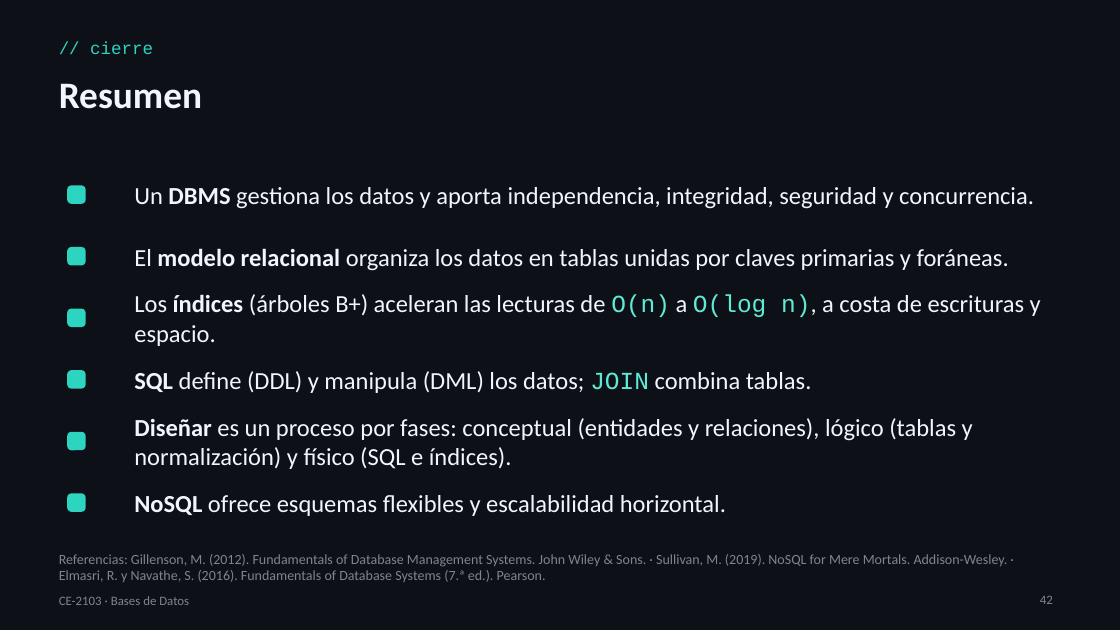
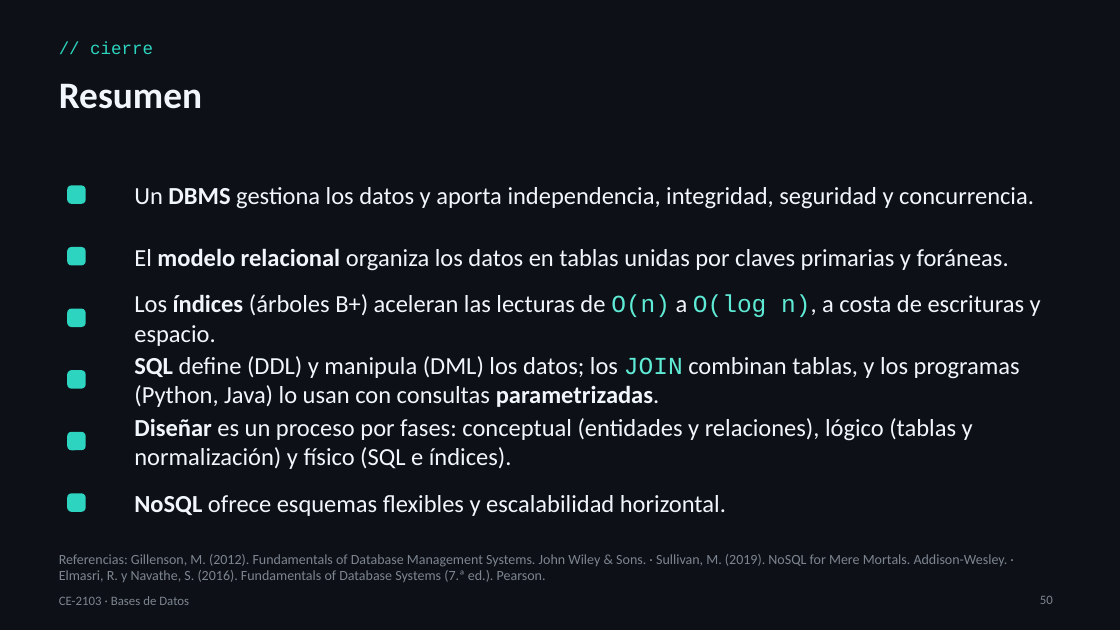
Before and after one commit to itcr-computer-engineering/data-structures-and-algorithms, a slide deck: slide 50 of presentaciones/ce-2103/Lección 08 - Bases de Datos.pptx (slide 42 before the commit). Drawn at 1120x630 pixels with LibreOffice and Linux fonts; fonts in the diff are those of the drawing. Boxes give left, top, right and bottom in pixels: in the first picture for what was removed or moved away, otherwise in the second. Text is boxed around its words. In the diff, an @@ line names an element or a change of style, - is before the commit and + after.

```diff
--- a/presentaciones/ce-2103/Lección 08 - Bases de Datos.pptx
+++ b/presentaciones/ce-2103/Lección 08 - Bases de Datos.pptx
@@ text at [134, 356, 1020, 407]: text changed @@
-SQL define (DDL) y manipula (DML) los datos; JOIN combina tablas.
+SQL define (DDL) y manipula (DML) los datos; los JOIN combinan tablas, y los programas (Python, Java) lo usan con consultas parametrizadas.
@@ page number at [1040, 596, 1053, 604]: text changed @@
-42
+50
```
Also in this commit, not shown: 2 other slides changed, 8 slides added, 4 other files.
